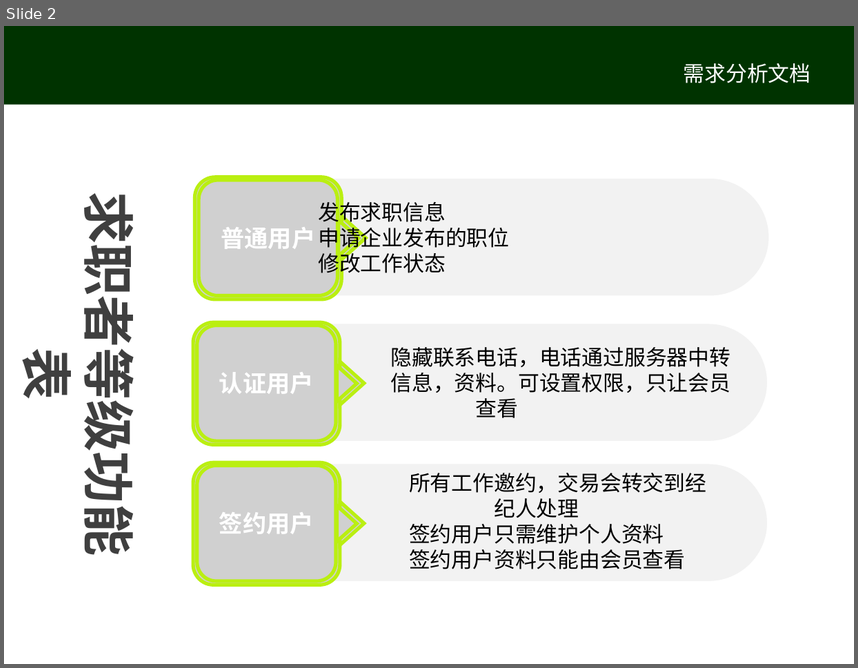
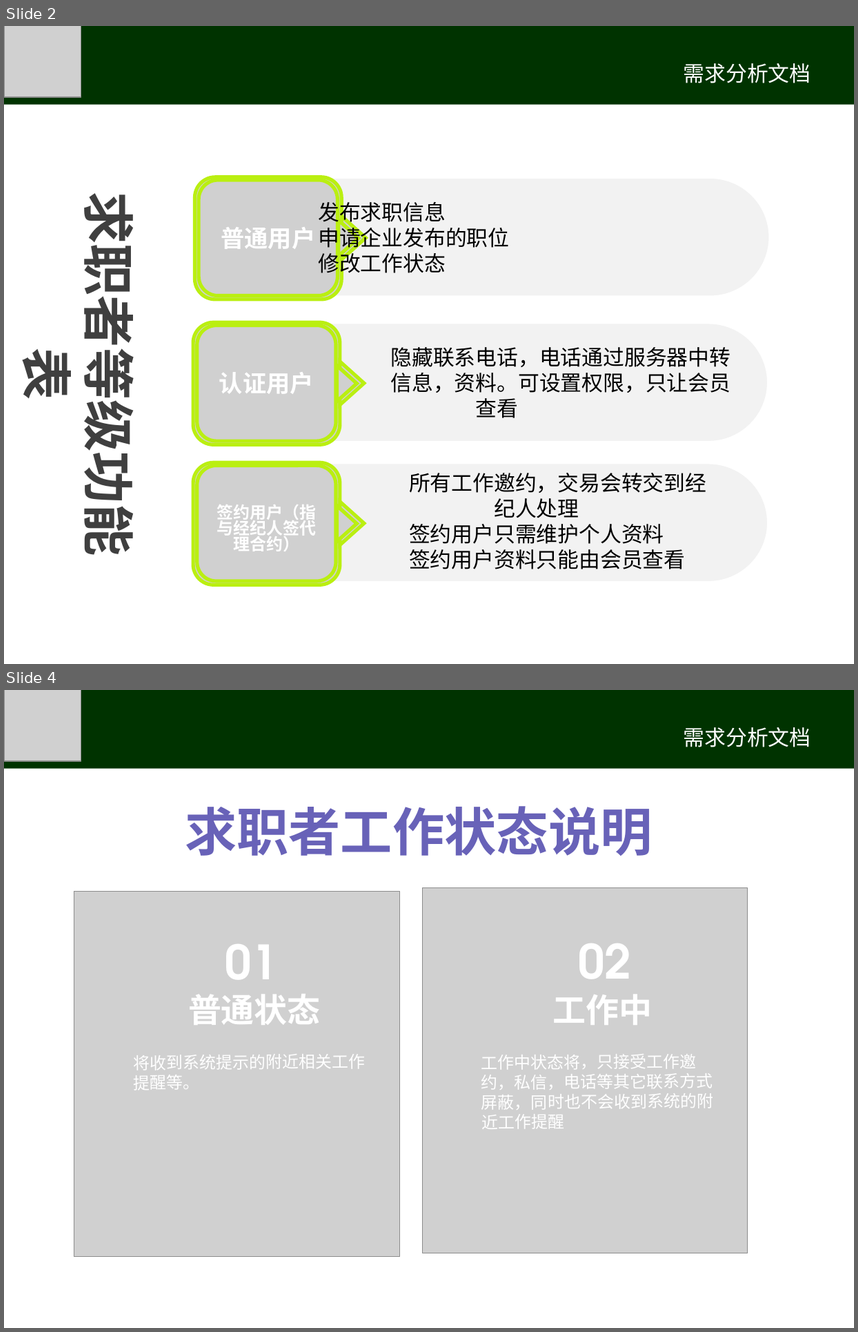
Before and after one commit to libai/doc, a slide deck: ppt/需求分析.ppt. Shown one above the other, each under a label of ours: slide 2 before the commit, slides 2 and 4 after it; the slides between them are not shown. The pictures are 858x668 and 858x1332 pixels, drawn with LibreOffice and Linux fonts; fonts in the diff are those of the drawing; grey boxes stand for pictures; background and template pictures are left out. Boxes give left, top, right and bottom in pixels: in the first picture for what was removed or moved away, otherwise in the second. Text is boxed around its words. In the diff, an @@ line names an element or a change of style, - is before the commit and + after.

```diff
--- a/ppt/需求分析.ppt
+++ b/ppt/需求分析.ppt
@@ slide 4 added at (4, 690, 854, 1328), background #FFFFFF @@
@@ rectangle added at (4, 690, 854, 768), fill #003300 @@
@@ picture added at (4, 690, 81, 760) @@
@@ text added at (684, 727, 811, 747), 18 pt, text #FFFFFF @@
+需求分析文档
@@ text added at (185, 806, 653, 856), 44 pt, text #6862B8, bold @@
+求职者工作状态说明
@@ picture added at (74, 891, 399, 1256) @@
@@ picture added at (423, 887, 749, 1253) @@
@@ text added at (225, 944, 278, 999), 40 pt, text #FFFFFF, bold @@
+01
@@ text added at (578, 943, 631, 998), 40 pt, text #FFFFFF, bold @@
+02
@@ text added at (188, 994, 320, 1025), 28 pt, text #FFFFFF, bold @@
+普通状态
@@ text added at (553, 994, 653, 1025), 28 pt, text #FFFFFF, bold @@
+工作中
@@ text added at (134, 1054, 366, 1090), 14 pt, text #FFFFFF @@
+将收到系统提示的附近相关工作提醒等。
@@ text added at (481, 1054, 713, 1129), 14 pt, text #FFFFFF @@
+工作中状态将，只接受工作邀约，私信，电话等其它联系方式屏蔽，同时也不会收到系统的附近工作提醒
@@ ellipse added at (105, 1233, 395, 1279), fill #FFFFFF @@
@@ ellipse added at (459, 1231, 749, 1276), fill #FFFFFF @@
@@ slide 2 changed as well @@
@@ picture added at (4, 26, 81, 96) @@
@@ text at (217, 504, 316, 551): text changed; size 20 to 14 pt @@
-签约用户
+签约用户（指与经纪人签代理合约）
```
Also in this commit, not shown: 5 other slides changed, 4 other slides added, 1 other file.
